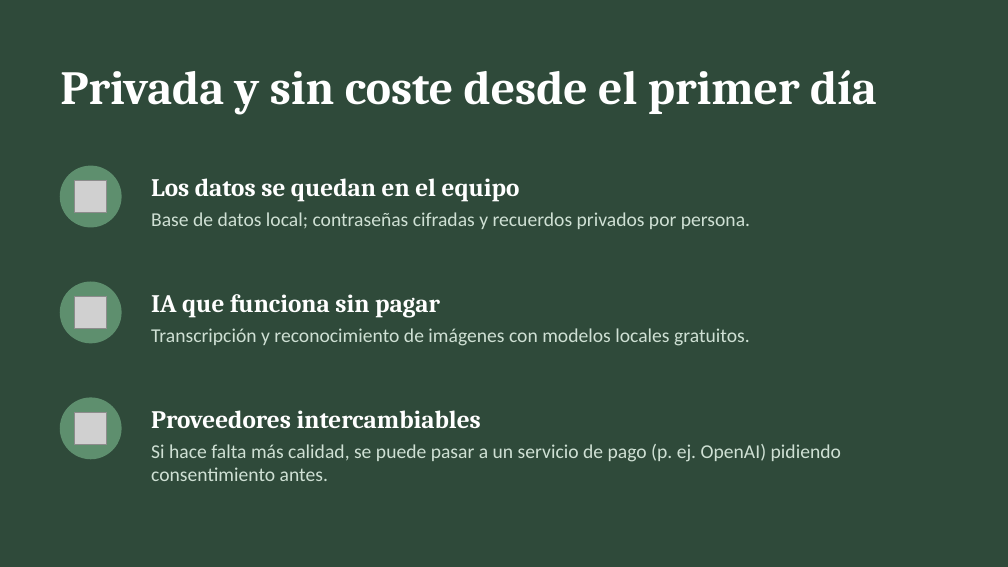
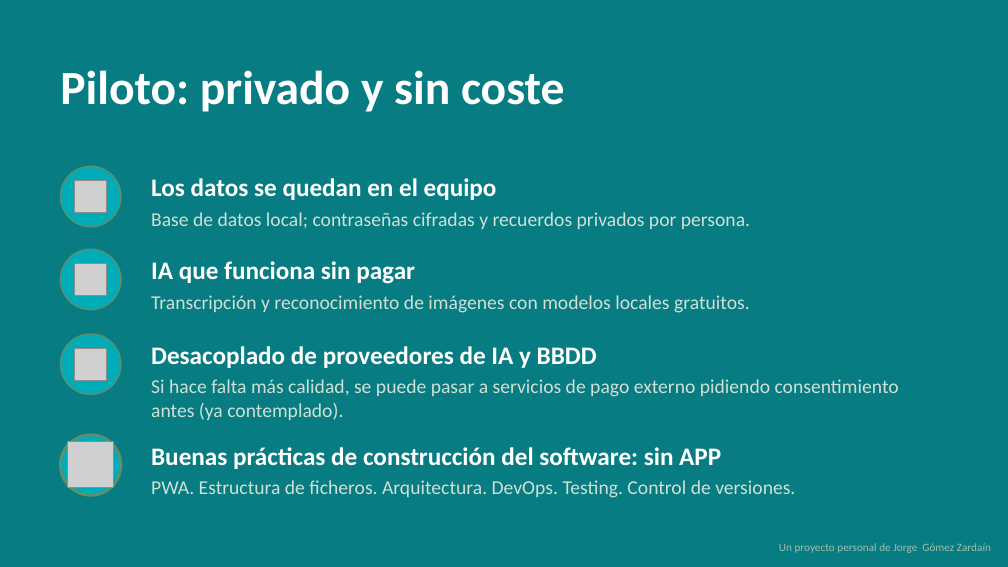
Before and after one commit to jgzmac/mis-memorias-de-oro, a slide deck: slide 7 of docs/Mi-Circulo-del-Tiempo-presentacion.pptx (slide 6 before the commit). Drawn at 1008x567 pixels with LibreOffice and Linux fonts; fonts in the diff are those of the drawing; grey boxes stand for pictures. Boxes give left, top, right and bottom in pixels: in the first picture for what was removed or moved away, otherwise in the second. Text is boxed around its words. In the diff, an @@ line names an element or a change of style, - is before the commit and + after.

Commit message:
versión 2.1.3 - Añadidos textos y anotaciones de propiedad intelectual a nombre de Jorge Gómez Zardaín

```diff
--- a/docs/Mi-Circulo-del-Tiempo-presentacion.pptx
+++ b/docs/Mi-Circulo-del-Tiempo-presentacion.pptx
@@ background #2F4A3A to #087C83 @@
@@ text at [60,70,564,112]: text changed; font Cambria to Calibri @@
-Privada y sin coste desde el primer día
+Piloto: privado y sin coste
@@ text "Los datos se quedan en ..." at [151,178,497,200]: font Cambria to Calibri @@
@@ 2 texts, 1 picture, 1 ellipse: place and size @@
-2 texts, 1 picture, 1 ellipse at [60,282,750,346]
+2 texts, 1 picture, 1 ellipse at [60,249,750,313]
@@ text "IA que funciona sin pagar" at [151,261,415,284]: font Cambria to Calibri @@
@@ ellipse: place and size @@
-ellipse at [60,398,121,459]
+ellipse at [60,334,121,394]
@@ fill #5E8F6E to #00ACB7 in 3 elements at [60,166,121,227], [60,249,121,309], [60,334,121,394] @@
@@ picture: place and size @@
-picture at [75,412,107,445]
+picture at [75,348,107,380]
@@ text at [151,346,597,368]: text changed; font Cambria to Calibri @@
-Proveedores intercambiables
+Desacoplado de proveedores de IA y BBDD
@@ text at [151,379,899,420]: text changed @@
-Si hace falta más calidad, se puede pasar a un servicio de pago (p. ej. OpenAI) pidiendo consentimiento antes.
+Si hace falta más calidad, se puede pasar a servicios de pago externo pidiendo consentimiento antes (ya contemplado).
@@ ellipse added at [60,434,121,495], fill #00ACB7, outline #5E8F6E 2 pt @@
@@ picture added at [68,442,114,488] @@
@@ text added at [151,447,721,469], 18 pt, text #FFFFFF, bold @@
+Buenas prácticas de construcción del software: sin APP
@@ text added at [151,480,795,498], 14 pt, text #CFE0D4 @@
+PWA. Estructura de ficheros. Arquitectura. DevOps. Testing. Control de versiones.
@@ text added at [779,543,991,553], 8 pt, text #9FBFAA @@
+Un proyecto personal de Jorge Gómez Zardaín
```
Also in this commit, not shown: 7 other slides changed, 2 slides added, 28 other files.
